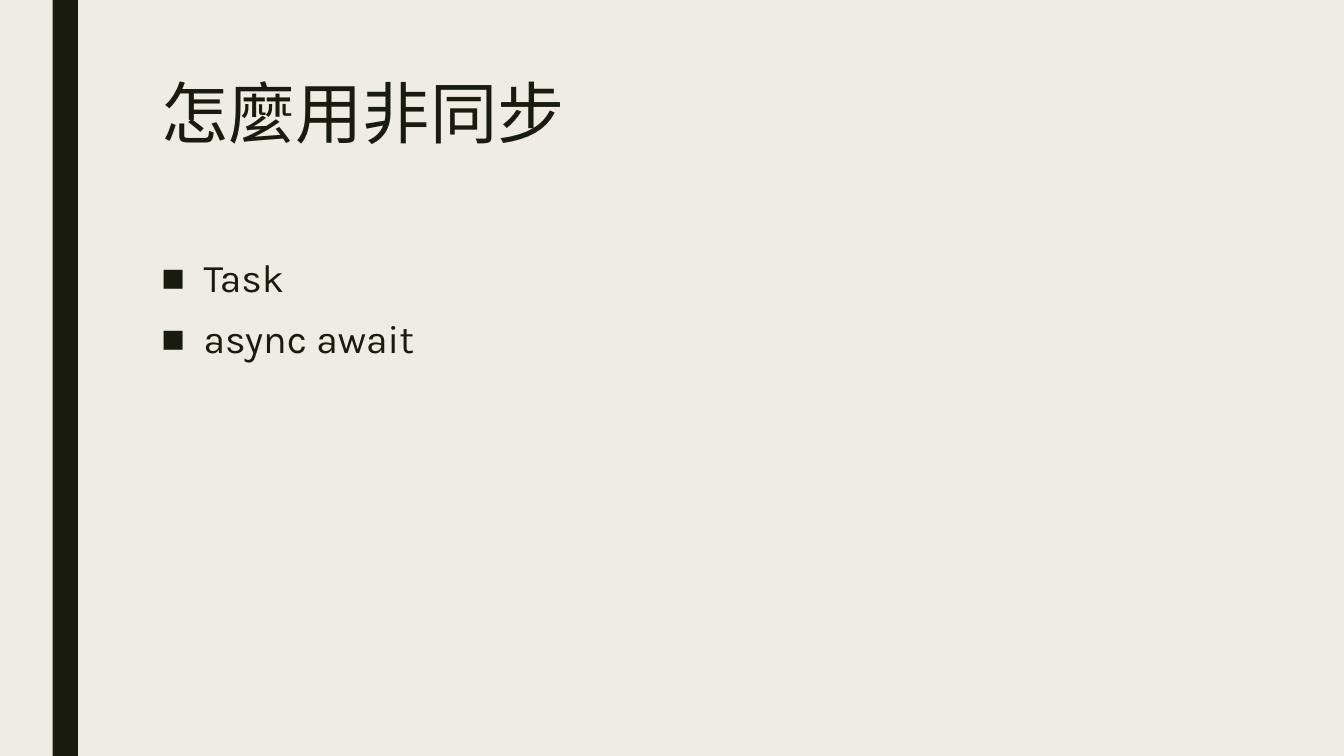
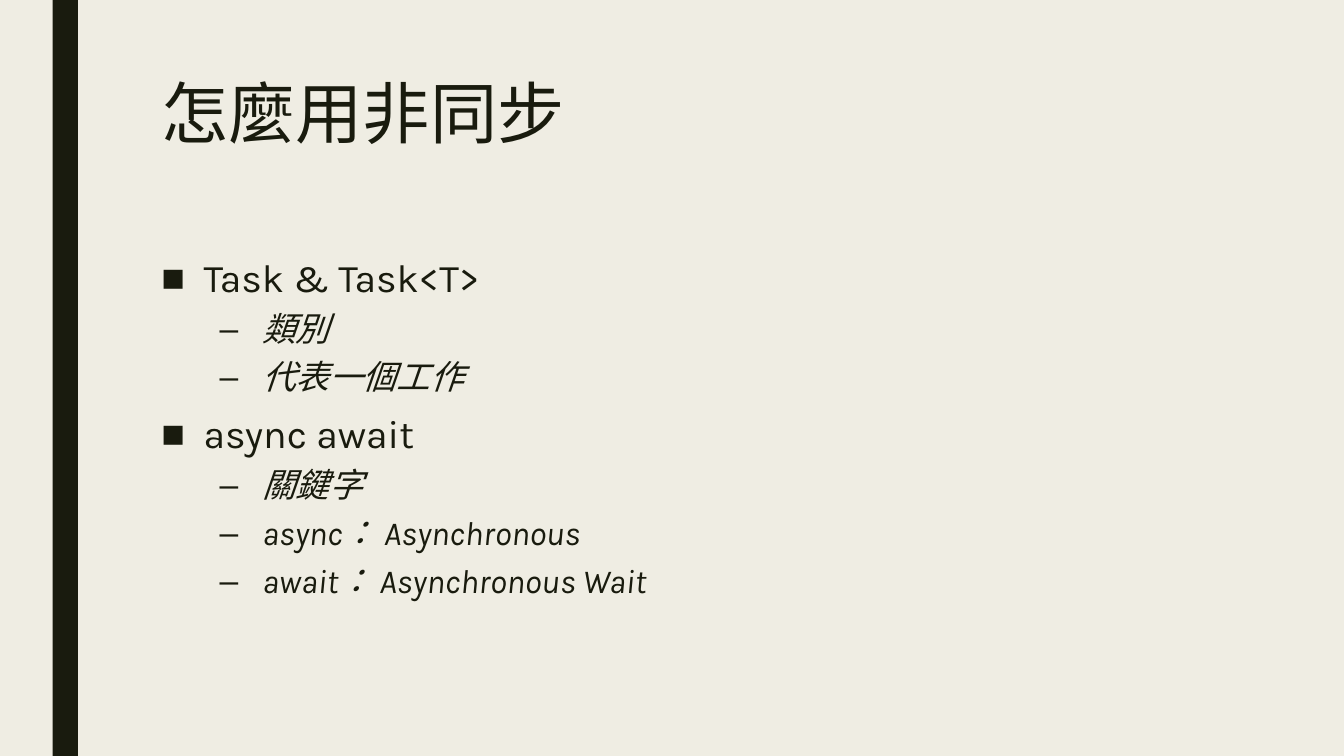
Before and after one commit to ryans610/.NET-Async-Basic, a slide deck: slide 18 of .NET非同步入門.pptx (slide 14 before the commit). Drawn at 1344x756 pixels with LibreOffice and Linux fonts; fonts in the diff are those of the drawing. Boxes give left, top, right and bottom in pixels: in the first picture for what was removed or moved away, otherwise in the second. Text is boxed around its words. In the diff, an @@ line names an element or a change of style, - is before the commit and + after.

```diff
--- a/.NET非同步入門.pptx
+++ b/.NET非同步入門.pptx
@@ text at <box>204,265,479,392</box>: text changed @@
-■ Task
+■ Task & Task<T>
+  – 類別
+  – 代表一個工作
@@ text at <box>262,468,646,602</box>: paragraphs added @@
+  – 關鍵字
+  – async： Asynchronous
+  – await： Asynchronous Wait
```
Also in this commit, not shown: 4 other slides changed, 14 slides added, 2 slides removed, 4 other files.
